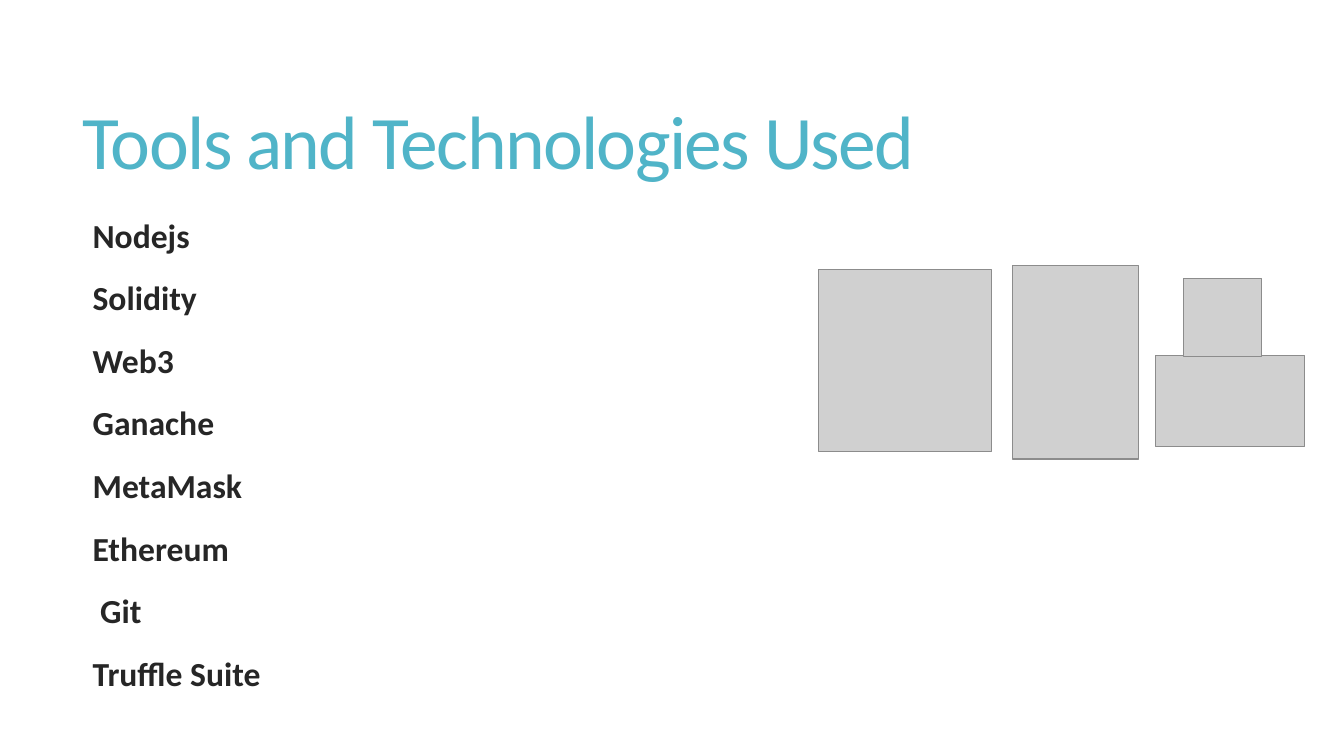
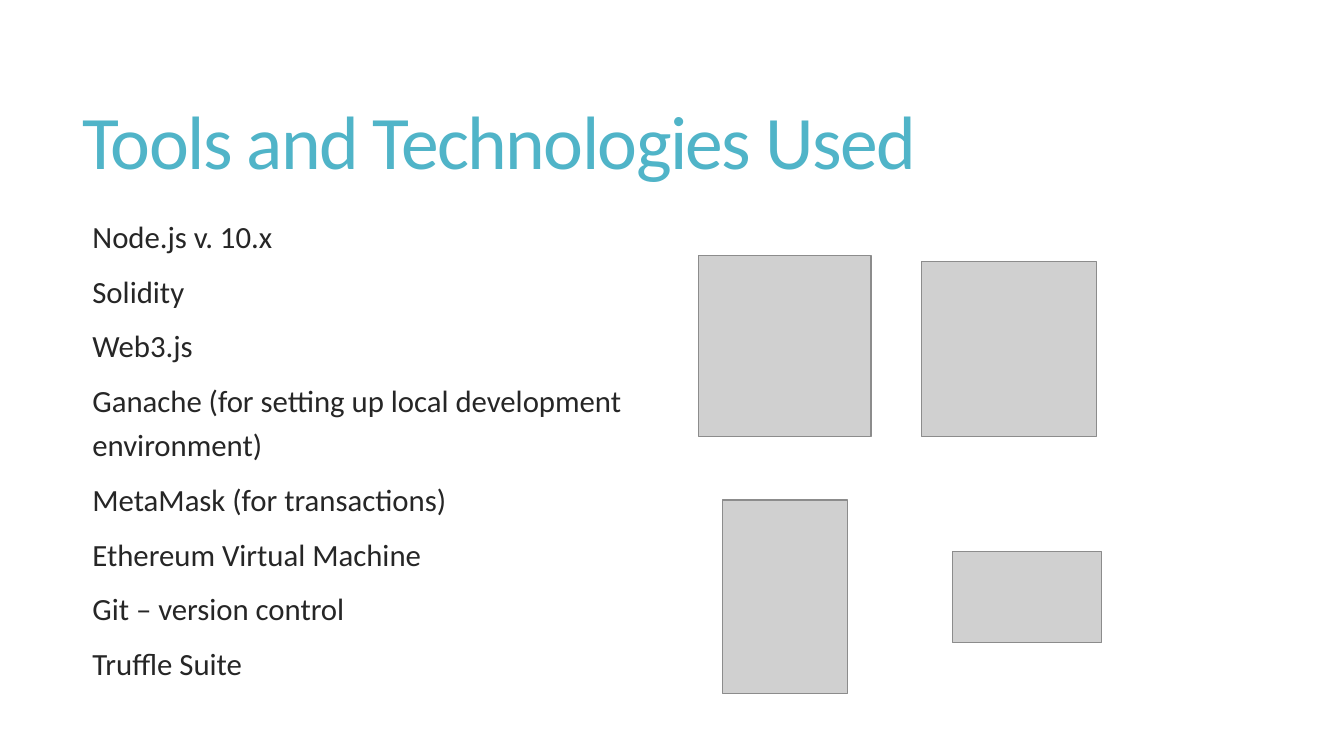
Before and after one commit to PalaashA/POC-Blockchain, a slide deck: slide 8 of Presentations/POC Blockchain 6th sem.pptx. Drawn at 1344x756 pixels with LibreOffice and Linux fonts; fonts in the diff are those of the drawing; grey boxes stand for pictures. Boxes give left, top, right and bottom in pixels: in the first picture for what was removed or moved away, otherwise in the second. Text is boxed around its words. In the diff, an @@ line names an element or a change of style, - is before the commit and + after.

```diff
--- a/Presentations/POC Blockchain 6th sem.pptx
+++ b/Presentations/POC Blockchain 6th sem.pptx
@@ text added at box(92, 226, 622, 676), 22 pt, text #262626 @@
+  Node.js v. 10.x
+  Solidity
+  Web3.js
+  Ganache (for setting up local development environment)
+  MetaMask (for transactions)
+  Ethereum Virtual Machine
+  Git – version control
+  Truffle Suite
@@ text removed at box(93, 224, 260, 687) @@
-  Nodejs
-  Solidity
-  Web3
-  Ganache
-  MetaMask
-  Ethereum
-  Git
-  Truffle Suite
@@ picture: place and size @@
-picture at box(819, 270, 991, 452)
+picture at box(699, 255, 871, 437)
@@ picture: place and size @@
-picture at box(1184, 278, 1262, 357)
+picture at box(922, 262, 1096, 437)
@@ picture: place and size @@
-picture at box(1013, 266, 1138, 460)
+picture at box(723, 500, 848, 694)
@@ picture: place and size @@
-picture at box(1155, 356, 1305, 448)
+picture at box(953, 552, 1102, 643)
```
Also in this commit, not shown: 17 other slides changed, 1 other file.
